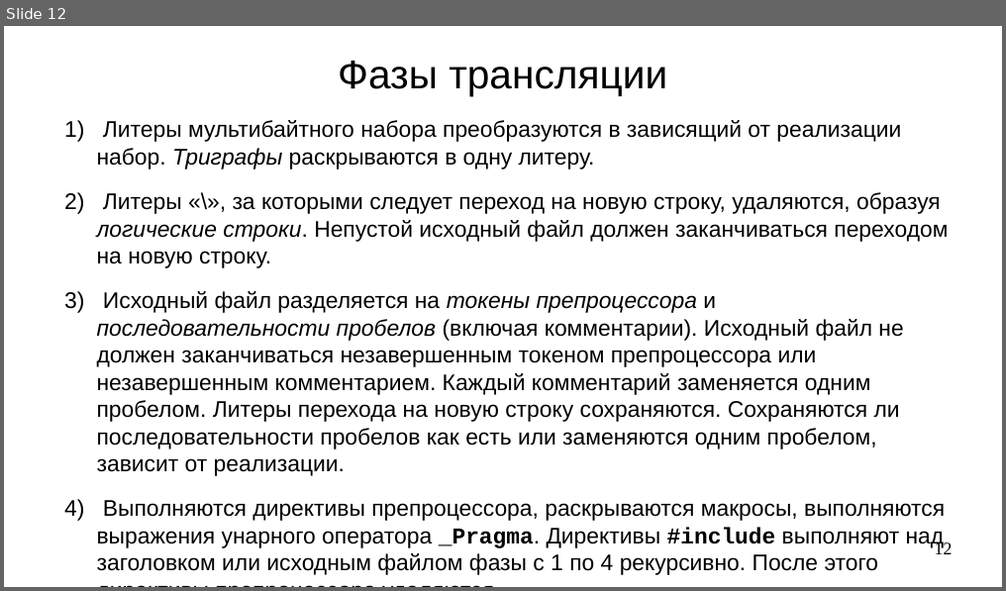
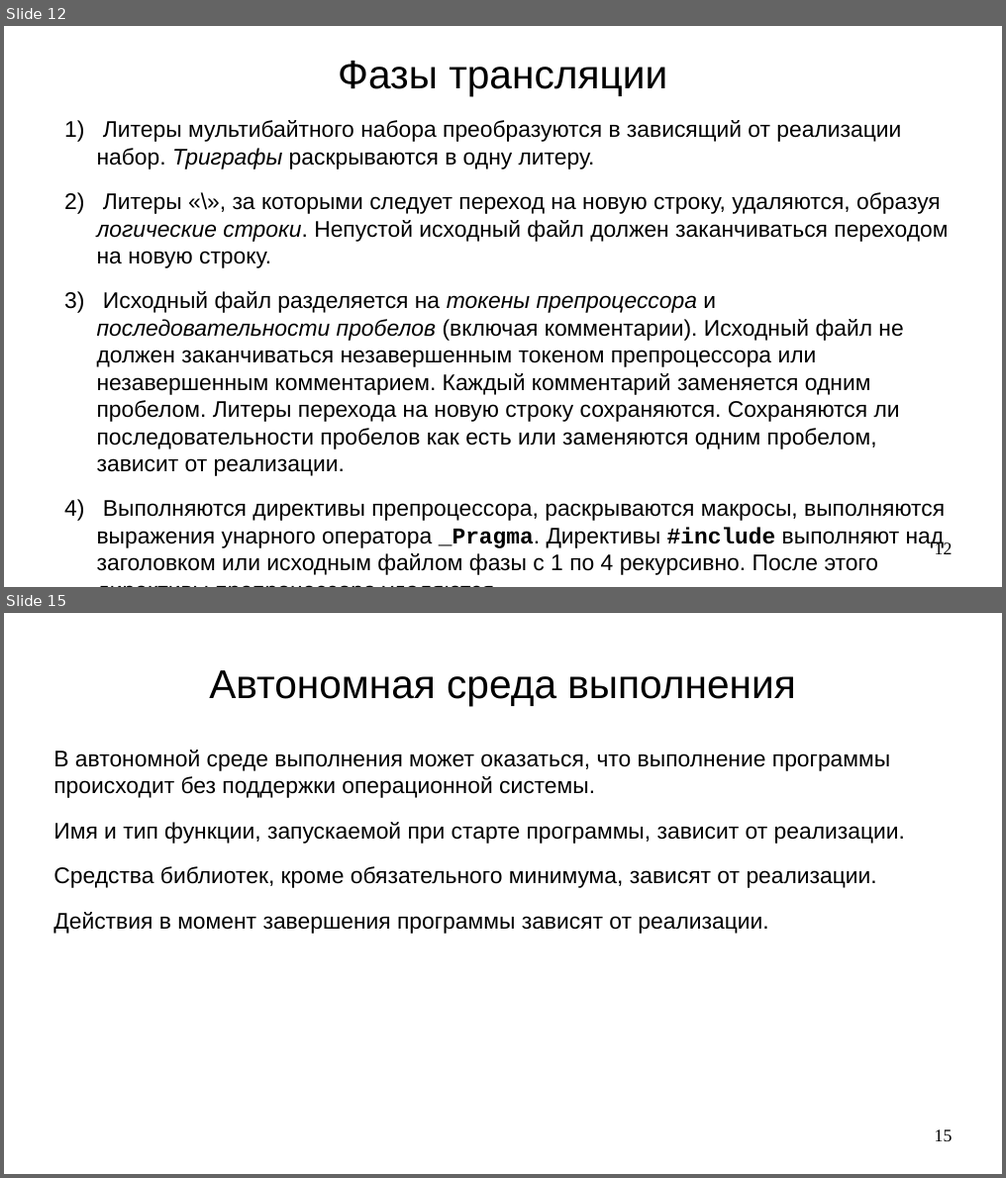
Before and after one commit to steelcraft/stud-lab, a slide deck: Лекции/CACP01.odp. Shown one above the other, each under a label of ours: slide 12 before the commit, slides 12 and 15 after it; the slides between them are not shown. The pictures are 1006x591 and 1006x1178 pixels, drawn with LibreOffice and Linux fonts; fonts in the diff are those of the drawing. Boxes give left, top, right and bottom in pixels: in the first picture for what was removed or moved away, otherwise in the second. Text is boxed around its words. In the diff, an @@ line names an element or a change of style, - is before the commit and + after.

Commit message:
Добавлен раздел "Среда выполнения" (до 5.1.2.2.3)

```diff
--- a/Лекции/CACP01.odp
+++ b/Лекции/CACP01.odp
@@ slide 15 added at (x1=4, y1=613, x2=1002, y2=1174), background #FFFFFF @@
@@ title added at (x1=209, y1=670, x2=795, y2=705), 32 pt, text #000000 @@
+Автономная среда выполнения
@@ text added at (x1=54, y1=750, x2=905, y2=934), 18 pt, text #000000 @@
+В автономной среде выполнения может оказаться, что выполнение программы происходит без поддержки операционной системы.
+Имя и тип функции, запускаемой при старте программы, зависит от реализации.
+Средства библиотек, кроме обязательного минимума, зависят от реализации.
+Действия в момент завершения программы зависят от реализации.
@@ page number added at (x1=935, y1=1130, x2=952, y2=1142), 14 pt, text #000000 @@
+15
```
Also in this commit, not shown: 1 slide changed, 4 other slides added, 1 slide removed.
